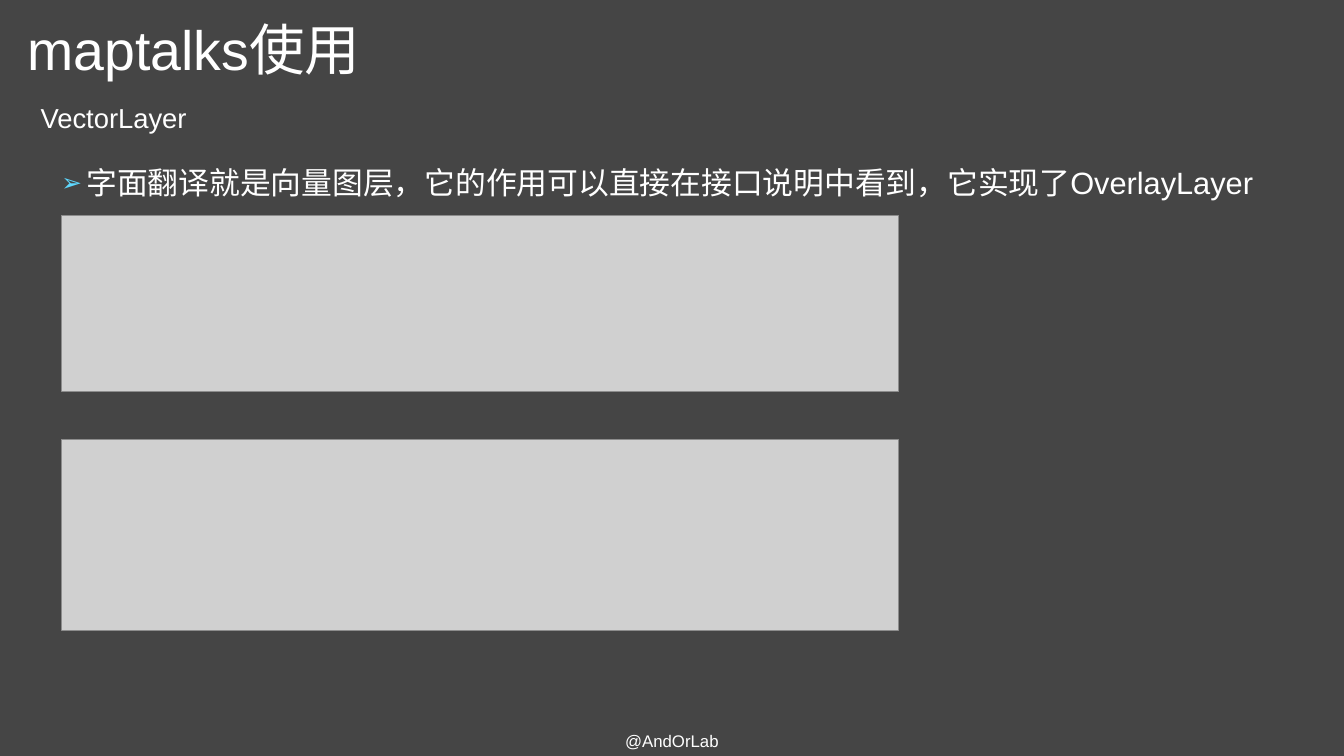
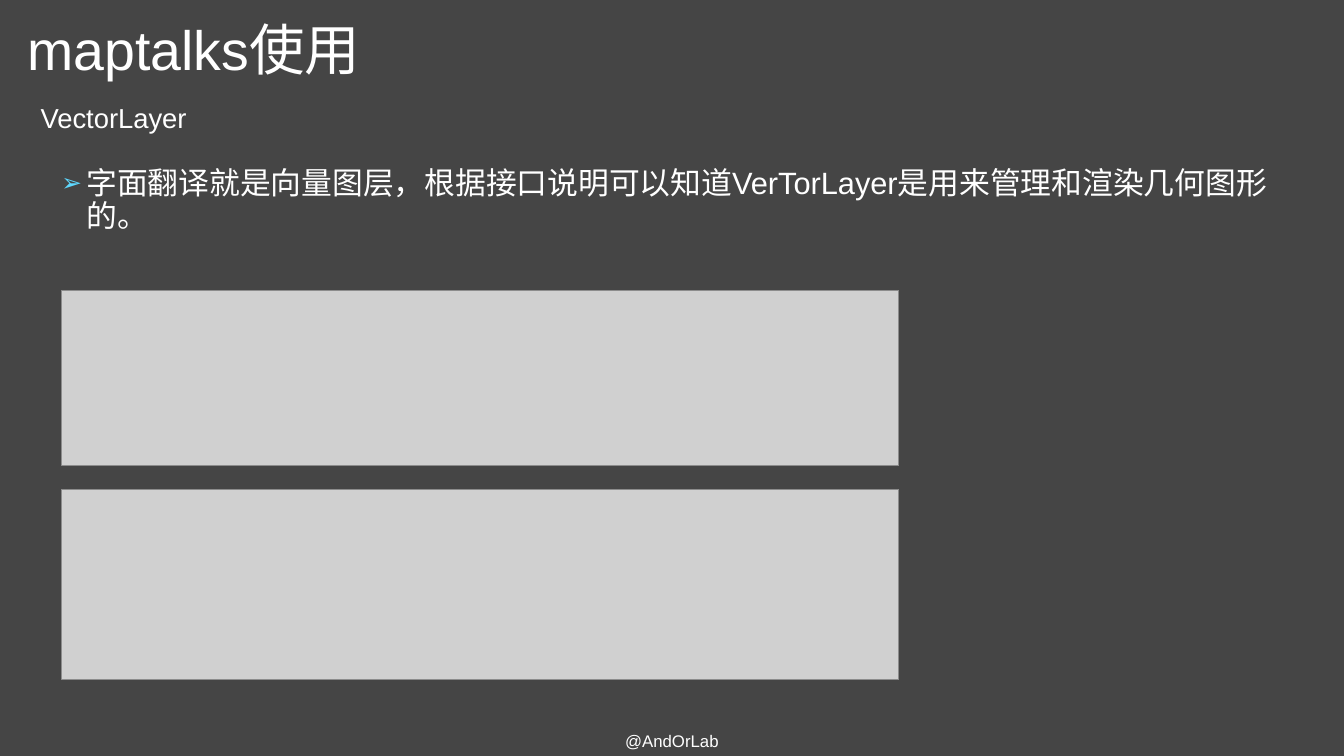
Before and after one commit to AndorLab/TodoList, a slide deck: slide 14 of contents/2018-11-14-杜秀秀/maptalks使用基础.pptx (slide 12 before the commit). Drawn at 1344x756 pixels with LibreOffice and Linux fonts; fonts in the diff are those of the drawing; grey boxes stand for pictures. Boxes give left, top, right and bottom in pixels: in the first picture for what was removed or moved away, otherwise in the second. Text is boxed around its words. In the diff, an @@ line names an element or a change of style, - is before the commit and + after.

```diff
--- a/contents/2018-11-14-杜秀秀/maptalks使用基础.pptx
+++ b/contents/2018-11-14-杜秀秀/maptalks使用基础.pptx
@@ text at (x1=86, y1=168, x2=1266, y2=229): text changed @@
-➢ 字面翻译就是向量图层，它的作用可以直接在接口说明中看到，它实现了OverlayLayer
+➢ 字面翻译就是向量图层，根据接口说明可以知道VerTorLayer是用来管理和渲染几何图形的。
@@ picture moved from (x1=62, y1=216, x2=898, y2=392) to (x1=62, y1=290, x2=898, y2=467) @@
@@ picture moved from (x1=62, y1=440, x2=898, y2=630) to (x1=62, y1=489, x2=898, y2=680) @@
```
Also in this commit, not shown: 7 other slides changed, 3 slides added.
